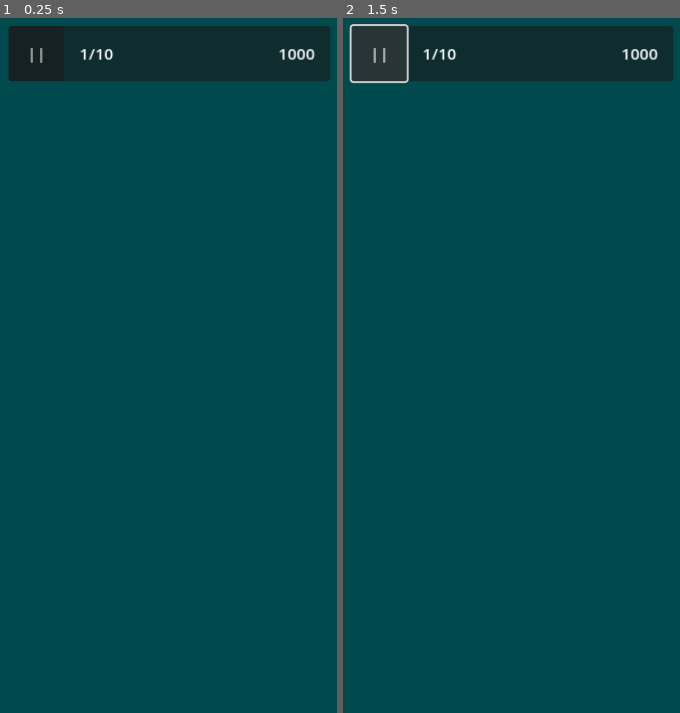
Above: before the commit, frames 1-2 (left to right).
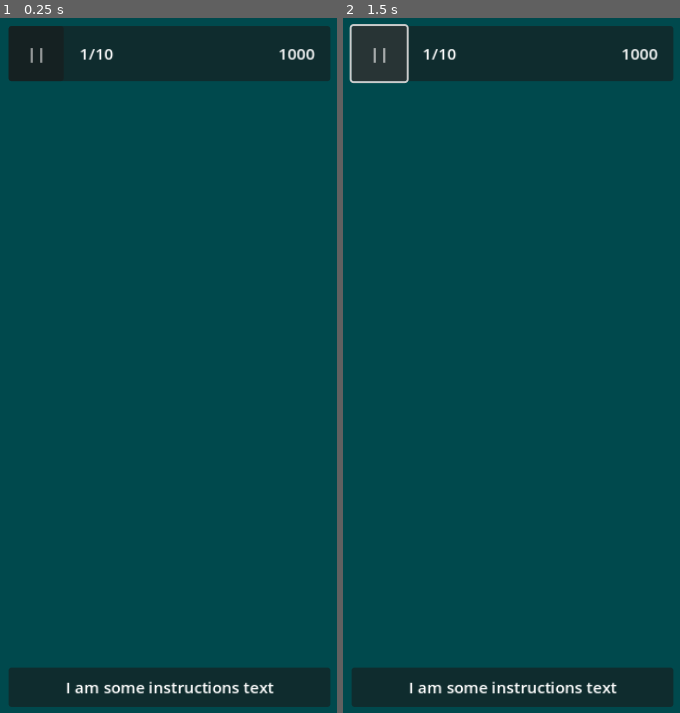
Above: after the commit, the same moments.

Repository: SugarF0x/hidden-gems-gd
Game: Godot game, scene res://hidden_gems_scene.tscn
The game is run twice, just before and just after one commit, with the same random seed, the same clock (stepped at 60 frames per second) and the same inputs.
Inputs:
- Up to frame 1 (0.25 s): no input
- Up to frame 2 (1.5 s): click "||" at 0.5 s; click "||" at 1.25 s

The runs differ from the first frame. In frame 1, 5.3% of the frame differs, in the area x 2-98%, y 93-100%; in frame 2, 5.3%.

Commit message:
add basic instructions

Diff:
--- a/hidden_gems_scene.tscn
+++ b/hidden_gems_scene.tscn
@@ -1,6 +1,7 @@
-[gd_scene load_steps=3 format=3 uid="uid://do2c2yhxyuery"]
+[gd_scene load_steps=4 format=3 uid="uid://do2c2yhxyuery"]
 
 [ext_resource type="PackedScene" uid="uid://c1d48fc3udopa" path="res://hud.tscn" id="1_ji2v6"]
+[ext_resource type="PackedScene" uid="uid://dp072yb4so4dj" path="res://instructions.tscn" id="2_faga1"]
 
 [sub_resource type="StyleBoxFlat" id="StyleBoxFlat_mifkd"]
 bg_color = Color(0, 0.286655, 0.301347, 1)
@@ -39,3 +40,7 @@
 [node name="Hud" parent="UI/MarginContainer" instance=ExtResource("1_ji2v6")]
 layout_mode = 2
 size_flags_vertical = 0
+
+[node name="Instructions" parent="UI/MarginContainer" instance=ExtResource("2_faga1")]
+layout_mode = 2
+size_flags_vertical = 8
--- /dev/null
+++ b/instructions.gd
@@ -0,0 +1,9 @@
+extends Control
+
+@onready var label: Label = $PanelContainer/MarginContainer/Label
+
+@export var text: String:
+	get():
+		return label.text
+	set(value):
+		label.text = value
--- /dev/null
+++ b/instructions.tscn
@@ -0,0 +1,23 @@
+[gd_scene load_steps=2 format=3 uid="uid://dp072yb4so4dj"]
+
+[ext_resource type="Script" path="res://instructions.gd" id="1_nmppw"]
+
+[node name="Instructions" type="PanelContainer"]
+anchors_preset = 10
+anchor_right = 1.0
+offset_bottom = 39.0
+grow_horizontal = 2
+size_flags_vertical = 8
+script = ExtResource("1_nmppw")
+
+[node name="MarginContainer" type="MarginContainer" parent="."]
+layout_mode = 2
+theme_override_constants/margin_left = 8
+theme_override_constants/margin_top = 8
+theme_override_constants/margin_right = 8
+theme_override_constants/margin_bottom = 8
+
+[node name="Label" type="Label" parent="MarginContainer"]
+layout_mode = 2
+text = "I am some instructions text"
+horizontal_alignment = 1
